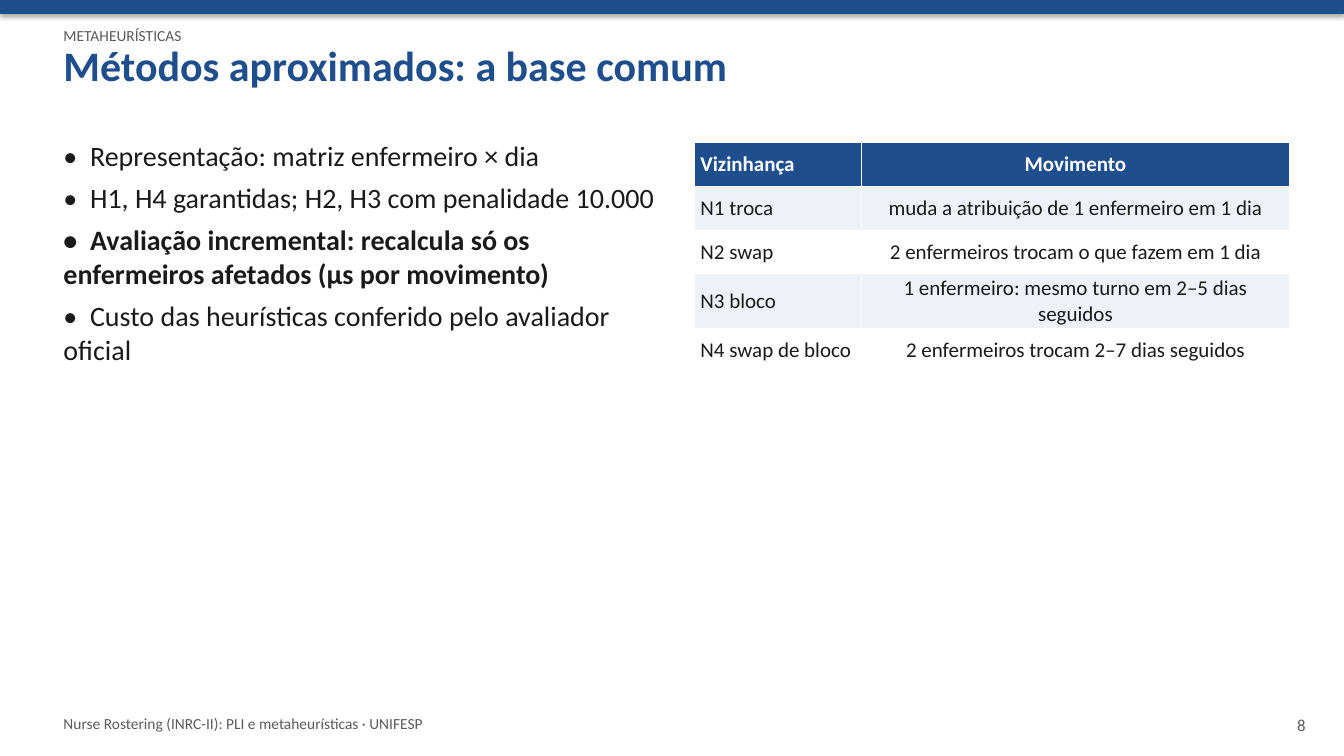
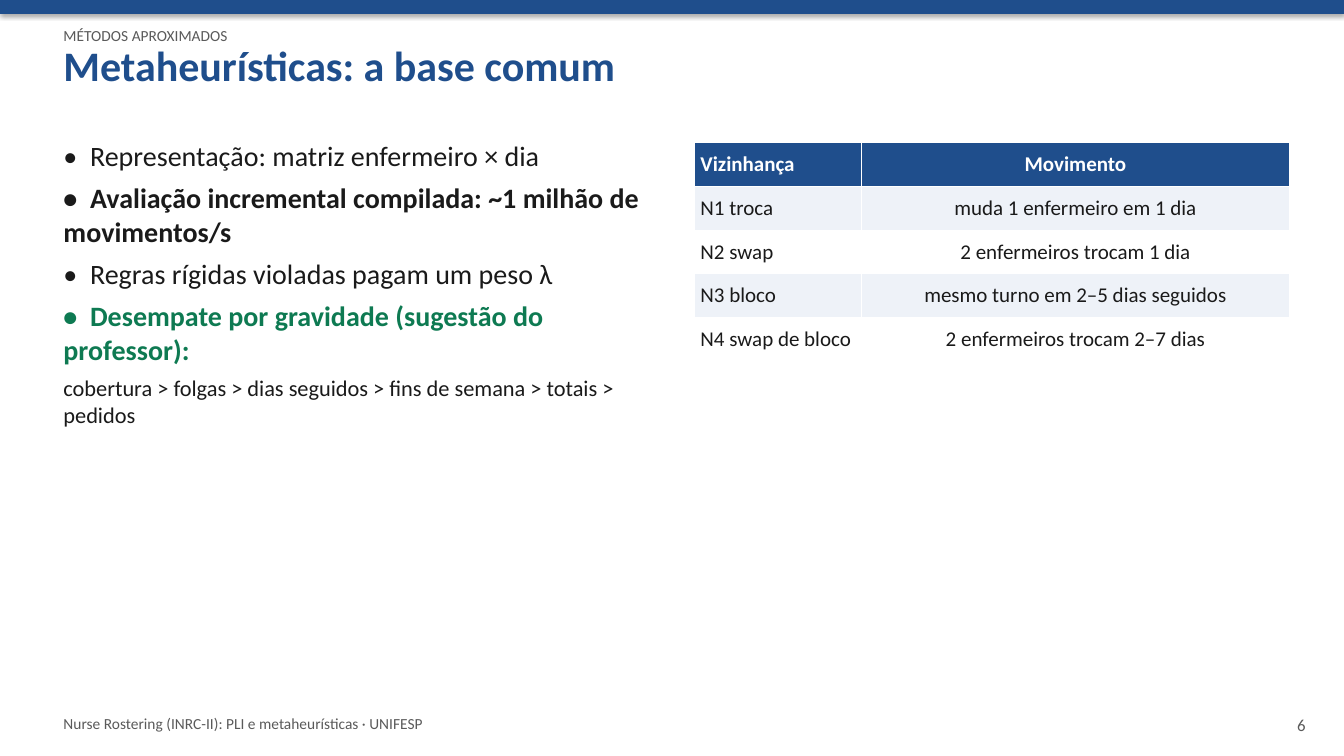
Before and after one commit to crazen/projetopo, a slide deck: slide 6 of entregas/etapa7_apresentacao.pptx (slide 8 before the commit). Drawn at 1344x756 pixels with LibreOffice and Linux fonts; fonts in the diff are those of the drawing. Boxes give left, top, right and bottom in pixels: in the first picture for what was removed or moved away, otherwise in the second. Text is boxed around its words. In the diff, an @@ line names an element or a change of style, - is before the commit and + after.

```diff
--- a/entregas/etapa7_apresentacao.pptx
+++ b/entregas/etapa7_apresentacao.pptx
@@ text at (63,28,228,41): text changed @@
-METAHEURÍSTICAS
+MÉTODOS APROXIMADOS
@@ text at (63,51,615,82): text changed @@
-Métodos aproximados: a base comum
+Metaheurísticas: a base comum
@@ table at (695,143,1290,362) @@
-row 2, column 2: muda a atribuição de 1 enfermeiro em 1 dia
+row 2, column 2: muda 1 enfermeiro em 1 dia
-row 3, column 2: 2 enfermeiros trocam o que fazem em 1 dia
+row 3, column 2: 2 enfermeiros trocam 1 dia
-row 4, column 2: 1 enfermeiro: mesmo turno em 2–5 dias seguidos
+row 4, column 2: mesmo turno em 2–5 dias seguidos
-row 5, column 2: 2 enfermeiros trocam 2–7 dias seguidos
+row 5, column 2: 2 enfermeiros trocam 2–7 dias
@@ text at (63,188,639,427): text changed; bold on @@
-• H1, H4 garantidas; H2, H3 com penalidade 10.000
-• Avaliação incremental: recalcula só os enfermeiros afetados (μs por movimento)
-• Custo das heurísticas conferido pelo avaliador oficial
+• Avaliação incremental compilada: ~1 milhão de movimentos/s
+• Regras rígidas violadas pagam um peso λ
+• Desempate por gravidade (sugestão do professor):
+cobertura > folgas > dias seguidos > fins de semana > totais > pedidos
@@ text at (1297,719,1305,731): text changed @@
-8
+6
```
Also in this commit, not shown: 9 other slides changed, 2 slides added, 3 slides removed, 14 other files.
